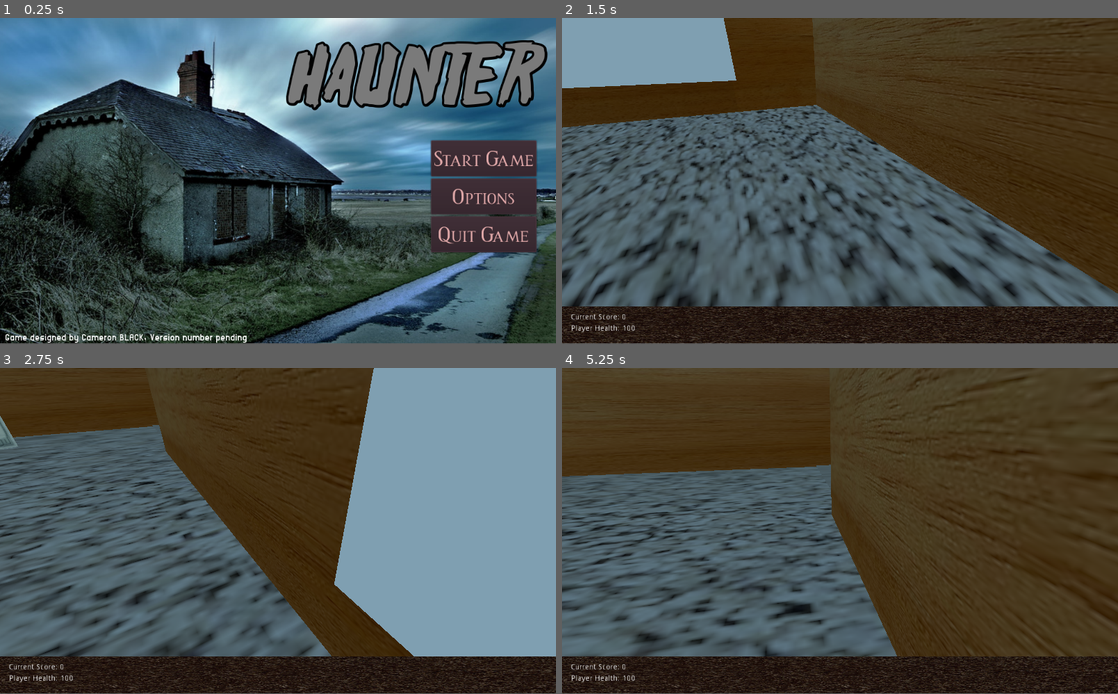
Above: before the commit, frames 1-4 (two rows, left to right).
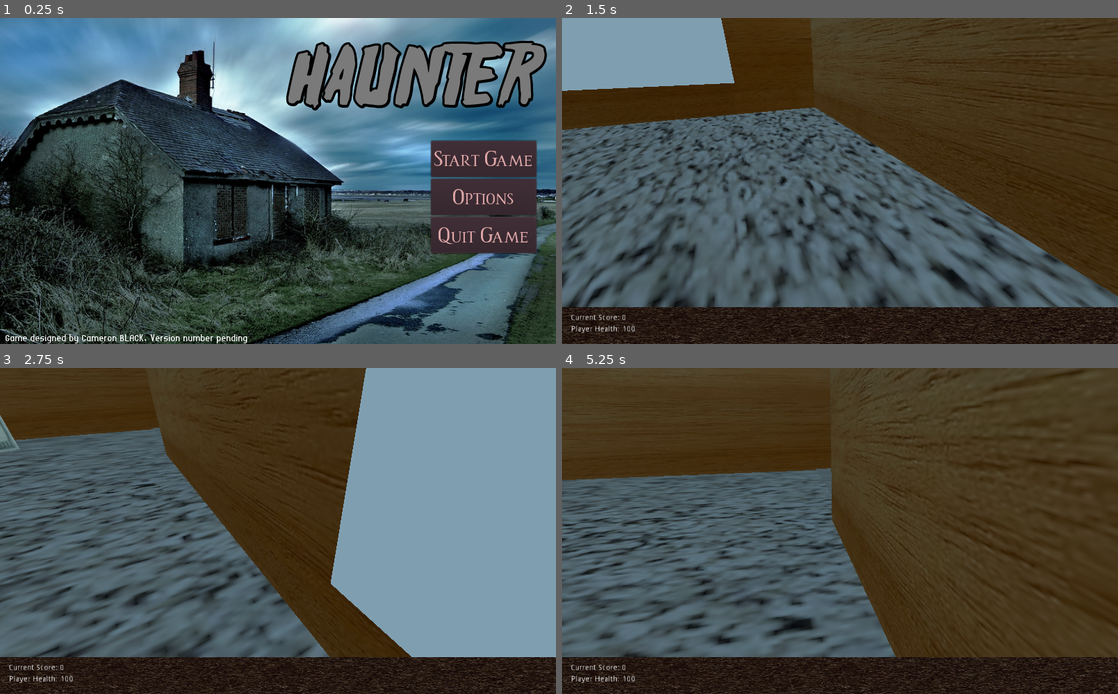
Above: after the commit, the same moments.

Repository: Camasamac/2022-Haunter
Game: Godot game, scene res://MainMenu/MainMenu.tscn
The game is run twice, just before and just after one commit, with the same random seed, the same clock (stepped at 60 frames per second) and the same inputs.
Inputs (mouse positions are in pixels of both pictures, inside the frame that each line leads up to):
- Up to frame 1 (0.25 s): no input
- Up to frame 2 (1.5 s): click "Start Game" at 0.5 s; move the mouse to (867, 177) at 1.27 s; press the mouse at (867, 177) at 1.28 s; hold W (player_forward) from 1.28 s (still down)
- Up to frame 3 (2.75 s): keep holding W (player_forward); tap Space (jump) at 1.52, 2.27 s; move the mouse to (250, 531) at 2.02 s; release the mouse at (250, 531) at 2.03 s; tap Shift (run) at 2.1 s
- Up to frame 4 (5.25 s): keep holding W (player_forward); move the mouse to (851, 524) at 2.77 s; press the mouse at (851, 524) at 2.78 s; move the mouse to (834, 534) at 3.52 s; release the mouse at (834, 534) at 3.53 s; tap Shift (run) at 3.6, 5.1 s; tap Space (jump) at 3.77, 4.52 s; move the mouse to (878, 534) at 4.27 s; press the mouse at (878, 534) at 4.28 s; move the mouse to (795, 527) at 5.02 s; release the mouse at (795, 527) at 5.03 s
In our replay, the window is 800x468 before the commit and 800x469 after it. These sizes can differ from the game's own. Grey fills any space a smaller window leaves; there, only what the larger window draws over its background counts as a difference.

The runs differ from the first frame. In frame 1, 6.9% of the frame differs, in the area x 0-100%, y 6-100%; in frame 2, 12%; in frame 3, 7.0%; in frame 4, 14%, in the area x 0-100%, y 0-100%.

Commit message:
Version 0.2.1 Fullscreen Compatibility
Added an option in the options menu to do fullscreen. The window cannot be resized other than this method.

I have plans to meet up with Bailey to inform me on cool stuff to do with the options menu (funny modes that I have heard great appeal for in my user testing).

Diff:
--- /dev/null
+++ b/OptionsMenu/OptionsButtons.gd
@@ -0,0 +1,7 @@
+extends Button
+
+func _ready():
+	pass # Replace with function body.
+
+func _on_FullScreenButton_pressed():
+	OS.window_fullscreen = !OS.window_fullscreen
--- a/OptionsMenu/OptionsMenu.tscn
+++ b/OptionsMenu/OptionsMenu.tscn
@@ -1,21 +1,33 @@
-[gd_scene load_steps=4 format=2]
+[gd_scene load_steps=9 format=2]
 
 [ext_resource path="res://Scripts/SceneChange.gd" type="Script" id=1]
 [ext_resource path="res://Fonts/romanus/ROMANUS.otf" type="DynamicFontData" id=2]
+[ext_resource path="res://Fonts/arial_narrow_7/arial_narrow_7.ttf" type="DynamicFontData" id=3]
+[ext_resource path="res://OptionsMenu/OptionsButtons.gd" type="Script" id=4]
 
 [sub_resource type="DynamicFont" id=1]
 size = 40
-outline_size = 1
-outline_color = Color( 0.635294, 0.294118, 0.670588, 1 )
 extra_spacing_bottom = 6
 font_data = ExtResource( 2 )
+
+[sub_resource type="DynamicFont" id=2]
+size = 38
+font_data = ExtResource( 3 )
+
+[sub_resource type="DynamicFont" id=3]
+size = 20
+font_data = ExtResource( 3 )
+
+[sub_resource type="DynamicFont" id=4]
+size = 20
+font_data = ExtResource( 3 )
 
 [node name="Options" type="Node2D"]
 
 [node name="VBoxContainer" type="VBoxContainer" parent="."]
-margin_left = 31.0
+margin_left = 32.0
 margin_top = 32.0
-margin_right = 162.0
+margin_right = 163.0
 margin_bottom = 98.0
 
 [node name="OptionsQuit" type="Button" parent="VBoxContainer"]
@@ -29,7 +41,38 @@
 scene_to_load = "res://MainMenu/MainMenu.tscn"
 
 [node name="VBoxContainer-Opt" type="VBoxContainer" parent="."]
-margin_right = 40.0
-margin_bottom = 40.0
+margin_left = 32.0
+margin_top = 114.0
+margin_right = 219.0
+margin_bottom = 174.0
+
+[node name="FullScreenButton" type="Button" parent="VBoxContainer-Opt"]
+modulate = Color( 0.862745, 0.533333, 0.337255, 1 )
+margin_right = 188.0
+margin_bottom = 60.0
+size_flags_vertical = 3
+custom_colors/font_color = Color( 1, 1, 1, 1 )
+custom_colors/font_color_hover = Color( 0, 0, 0, 1 )
+custom_fonts/font = SubResource( 2 )
+text = "Fullscreen"
+script = ExtResource( 4 )
+
+[node name="FullScreenDescription" type="Label" parent="."]
+margin_left = 229.0
+margin_top = 120.0
+margin_right = 599.0
+margin_bottom = 138.0
+custom_fonts/font = SubResource( 3 )
+text = "Resizes the Window to fit the monitor size."
+
+[node name="FullScreenWarning" type="Label" parent="."]
+margin_left = 228.0
+margin_top = 147.0
+margin_right = 684.0
+margin_bottom = 165.0
+custom_colors/font_color = Color( 1, 0, 0, 1 )
+custom_fonts/font = SubResource( 4 )
+text = "WARNING: May resize the HUD to not fit certain assets."
 
 [connection signal="pressed" from="VBoxContainer/OptionsQuit" to="VBoxContainer/OptionsQuit" method="_on_Button_pressed"]
+[connection signal="pressed" from="VBoxContainer-Opt/FullScreenButton" to="VBoxContainer-Opt/FullScreenButton" method="_on_FullScreenButton_pressed"]
--- a/project.godot
+++ b/project.godot
@@ -21,6 +21,11 @@
 [autoload]
 
 Global="*res://Scripts/global.gd"
+
+[display]
+
+window/size/resizable=false
+window/stretch/mode="2d"
 
 [input]
 
Not shown: 1 places in MainMenu/MainMenu.tscn that only renumber resources
